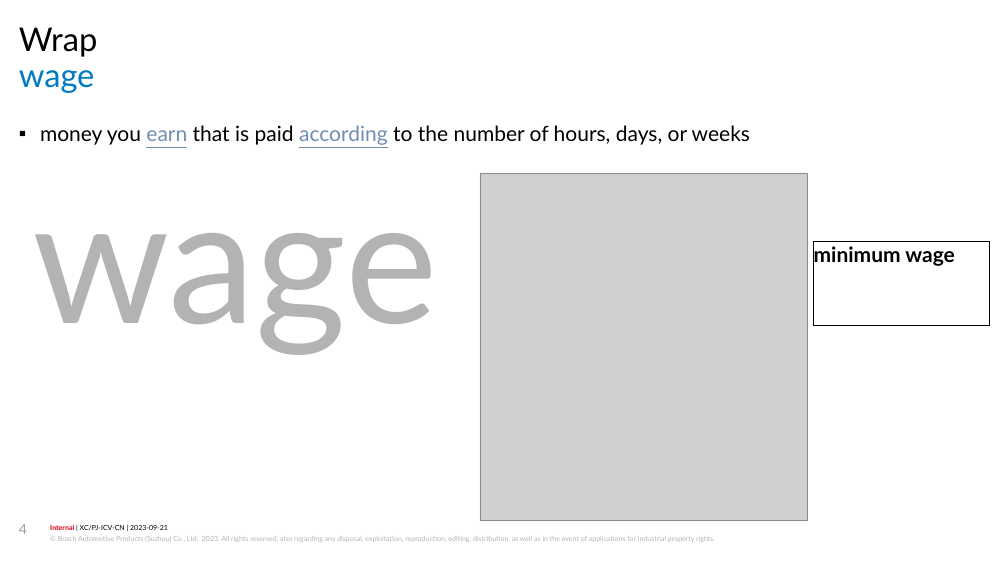
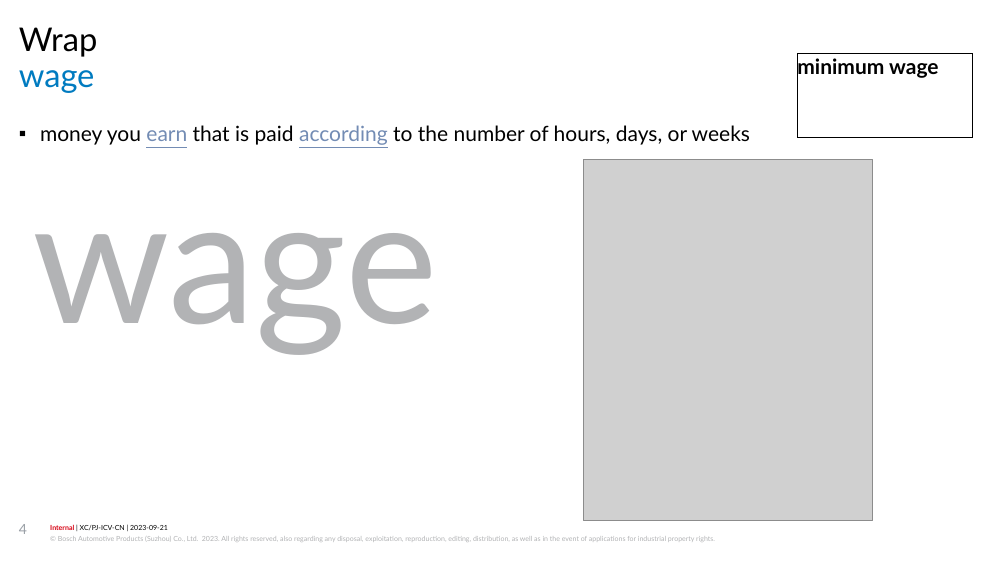
Before and after one commit to jiangyigithub/atomic-habit, a slide deck: slide 4 of longman 3000.pptx. Drawn at 1008x567 pixels with LibreOffice and Linux fonts; fonts in the diff are those of the drawing; grey boxes stand for pictures; background and template pictures are left out. Boxes give left, top, right and bottom in pixels: in the first picture for what was removed or moved away, otherwise in the second. Text is boxed around its words. In the diff, an @@ line names an element or a change of style, - is before the commit and + after.

```diff
--- a/longman 3000.pptx
+++ b/longman 3000.pptx
@@ rectangle "minimum wage": place and size @@
-rectangle "minimum wage" at (813,241,989,325)
+rectangle "minimum wage" at (797,54,973,138)
@@ picture: place and size @@
-picture at (480,173,806,520)
+picture at (583,159,873,520)
```
